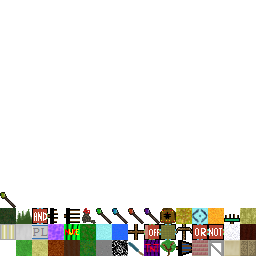
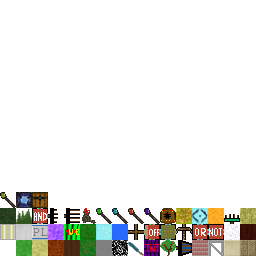
Revision of a layered 256x256 image; what changed, layer by layer:
painted on "ItemTextures.png" over [16, 192, 48, 208]
